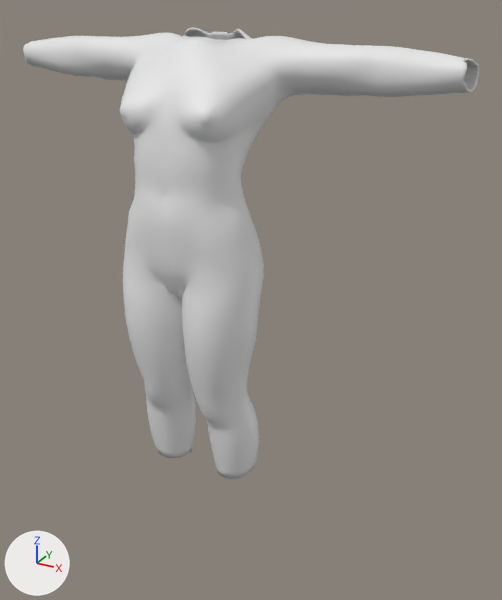
Renders of the glTF model assets/models/outfit/TR_Female_Robe.glb from each side of a commit.
Rendered twice from a camera (50 mm lens) standing at (0.973, -1.403, 1.558) and looking at (0.136, 0.117, 0.798). The lights are fixed; the arrows at lower left show +X, +Y and +Z. The picture after the commit comes second. Vertices at exactly the same position are counted once.

In view in the first picture: 'Robe'.
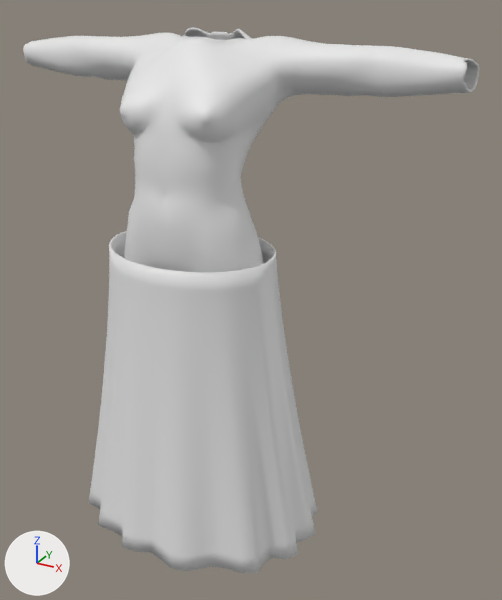
Location of each change, [x1, y1, x2, y2] in pixels of the pictures (502 x 600 px):
'Robe', reshaped (21% taller)
    before: [23, 28, 479, 479]
    after: [23, 28, 479, 573]
part 1 of me_robe_003, added
    after: [88, 231, 318, 573]
part 2 of me_robe_003, built on (mostly hidden afterwards)
    before: [123, 252, 264, 479]
    after: [126, 252, 263, 265]

Diff of the bpy script that builds the scene:
```diff
--- a/assets/models/outfit/TR_Female_Robe.glb.py
+++ b/assets/models/outfit/TR_Female_Robe.glb.py
@@ me_robe_003 @@
 # used by ob_robe; location = (0.0, 0.0, 0.0)
-me_robe_003.from_pydata(...)  # 7232 vertices, 14476 faces; spans x -0.644..0.644, y -0.086..0.262, z 0.229..1.482
+me_robe_003.from_pydata(...)  # 9670 vertices, 19352 faces; spans x -0.644..0.644, y -0.238..0.326, z 0.122..1.482
+# me_robe_003 part 1: a new loose piece of 2128 vertices spanning x -0.375..0.375, y -0.238..0.326, z 0.122..0.952, in mat_g_cloth_wool (white #e7e7e7)
+# me_robe_003 part 2: 2070 vertices removed from x -0.2..0.2, y -0.086..0.178, z 0.229..0.92; 230 vertices added at x -0.199..0.199, y -0.07..0.177, z 0.813..0.919
+# other edits to the shape of me_robe_003 do not show in these pictures
 me_robe_003.materials.append(mat_g_cloth_wool)
```
